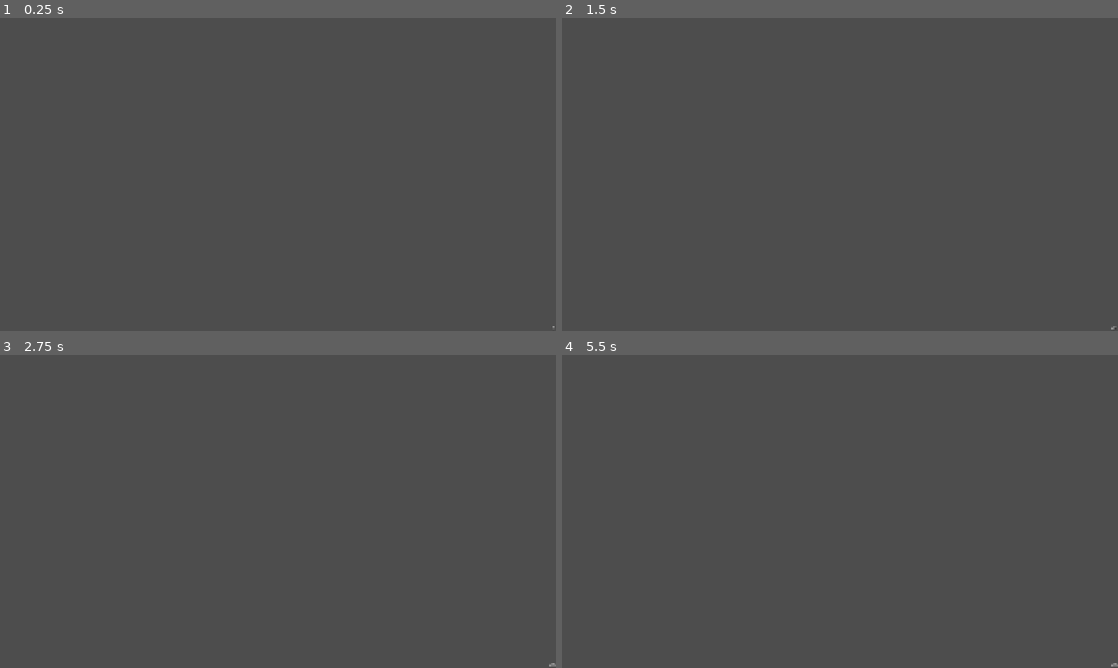
Above: before the commit, frames 1-4 (two rows, left to right).
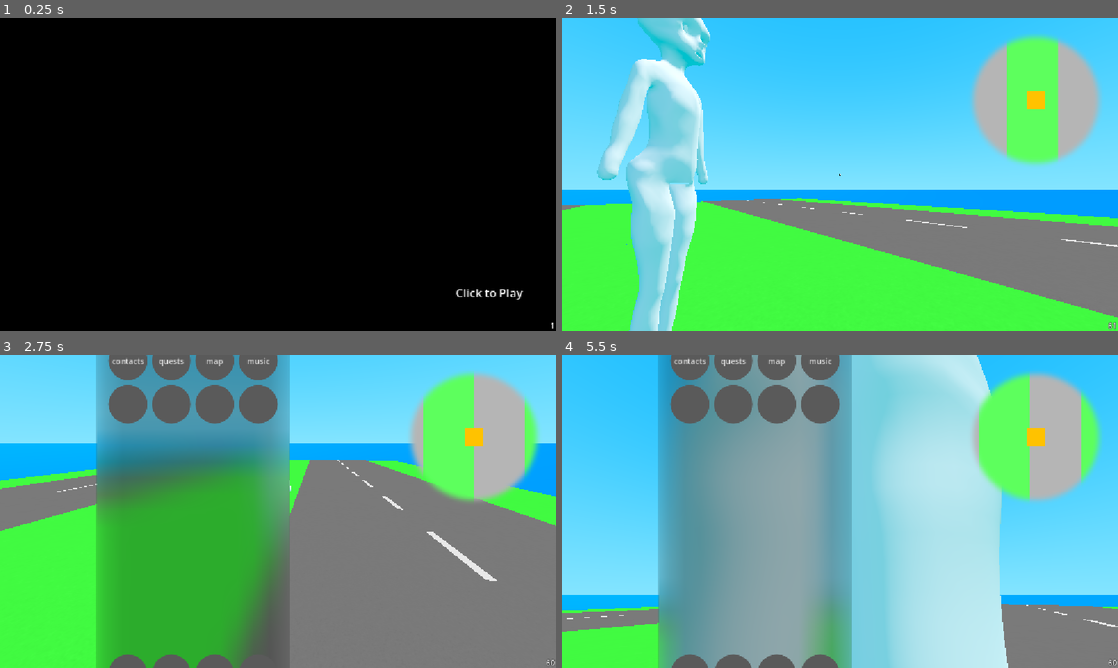
Above: after the commit, the same moments.

Repository: vi-kawaii/animeow
Game: Godot game, scene res://world.tscn
Same seed, same stepped clock (60 frames per second), same inputs: the game is played once before the commit and once after it. Sound files missing from this copy of the repository are replaced by a short silence.
Inputs (mouse positions are in pixels of both pictures, inside the frame that each line leads up to):
- Up to frame 1 (0.25 s): no input
- Up to frame 2 (1.5 s): click (840, 174) at 0.52 s; move the mouse to (962, 158) at 1.27 s; hold D (move_right) from 1.28 s (still down); hold Right mouse button (aim) from 1.28 s (still down); click (962, 158) at 1.42 s
- Up to frame 3 (2.75 s): tap Space (jump) at 1.52 s; release D (move_right) at 2 s; release Right mouse button (aim) at 2 s; drag from (166, 527) to (250, 574) at 2.02 s
- Up to frame 4 (5.5 s): move the mouse to (895, 442) at 2.77 s; hold D (move_right) 2.78-3.5 s; tap F (interact) at 2.85 s; drag from (812, 574) to (673, 464) at 3.52 s; move the mouse to (1006, 558) at 4.27 s; hold A (move_left) 4.28-5 s; tap Mouse wheel up (mouse_scroll_up) at 4.35 s; tap Space (jump) at 4.52 s; drag from (673, 464) to (756, 433) at 5.02 s

The runs differ from the first frame. In frame 1, 100% of the frame differs, in the area x 0-100%, y 0-100%; in frame 2, 100%; in frame 3, 94%; in frame 4, 95%.
Error after the commit: Parse Error: Identifier "CheckIfAreaIsPlayerArea" not declared in the current scope. (res://load_unload_area.gd:12)

Commit message:
try to make game editor windowed

Diff:
--- a/project.godot
+++ b/project.godot
@@ -45,8 +45,6 @@
 
 [display]
 
-window/size/viewport_width=1920
-window/size/viewport_height=1080
 window/size/resizable=false
 window/size/borderless=true
 window/stretch/mode="canvas_items"
--- a/utils.gd
+++ b/utils.gd
@@ -1,6 +1,8 @@
 extends Node
 
 const hostname = "http://localhost:3000"
+
+var once = true
 
 func fetch_get(url, callback):
 	var req = HTTPRequest.new()
@@ -17,10 +19,18 @@
 	return str(area.get_parent().name) == "character" and area.get_parent().call("get_is_player")
 
 func game_editor():
-	return true
 	var args = OS.get_cmdline_user_args()
 
-	if args[0] == "--game-editor":
+	if args and args[0] == "--game-editor":
 		return true
 
+	toggle_to_fullscreen_mode_once()
 	return false
+
+func toggle_to_fullscreen_mode_once():
+	if not once:
+		return
+
+	once = false
+
+	DisplayServer.window_set_mode(DisplayServer.WINDOW_MODE_EXCLUSIVE_FULLSCREEN)
Not shown: 1 places in message.tscn that only renumber resources
Not shown, changed: game-editor.lnk
